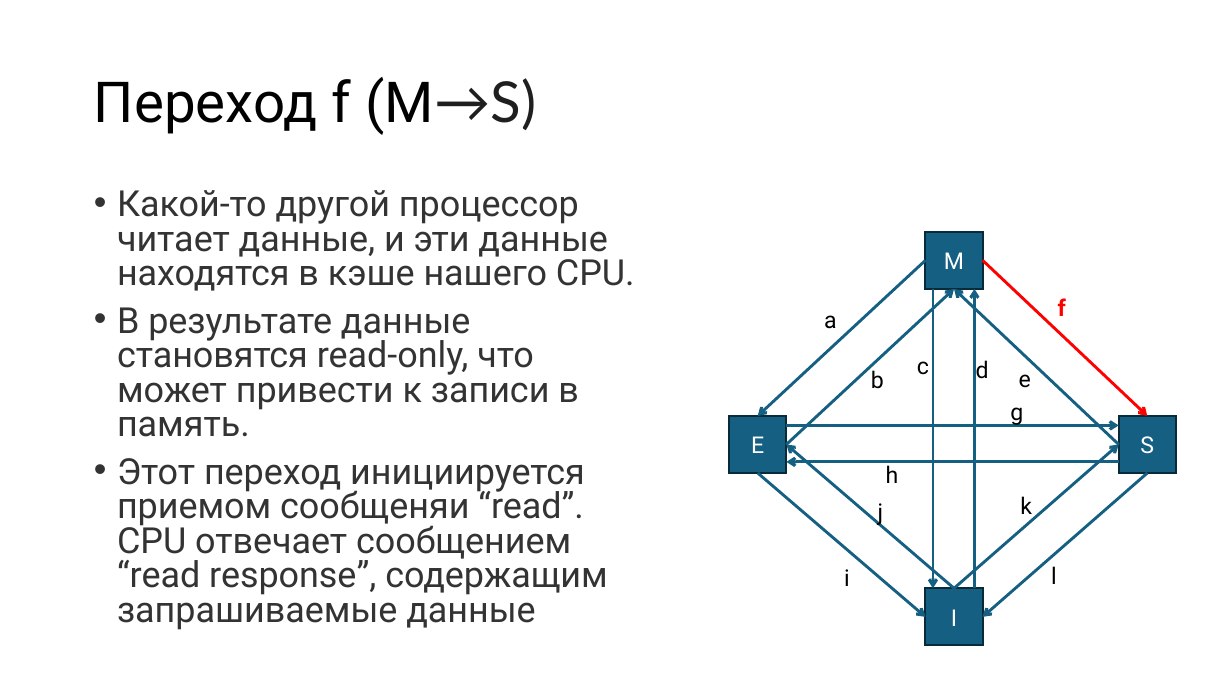
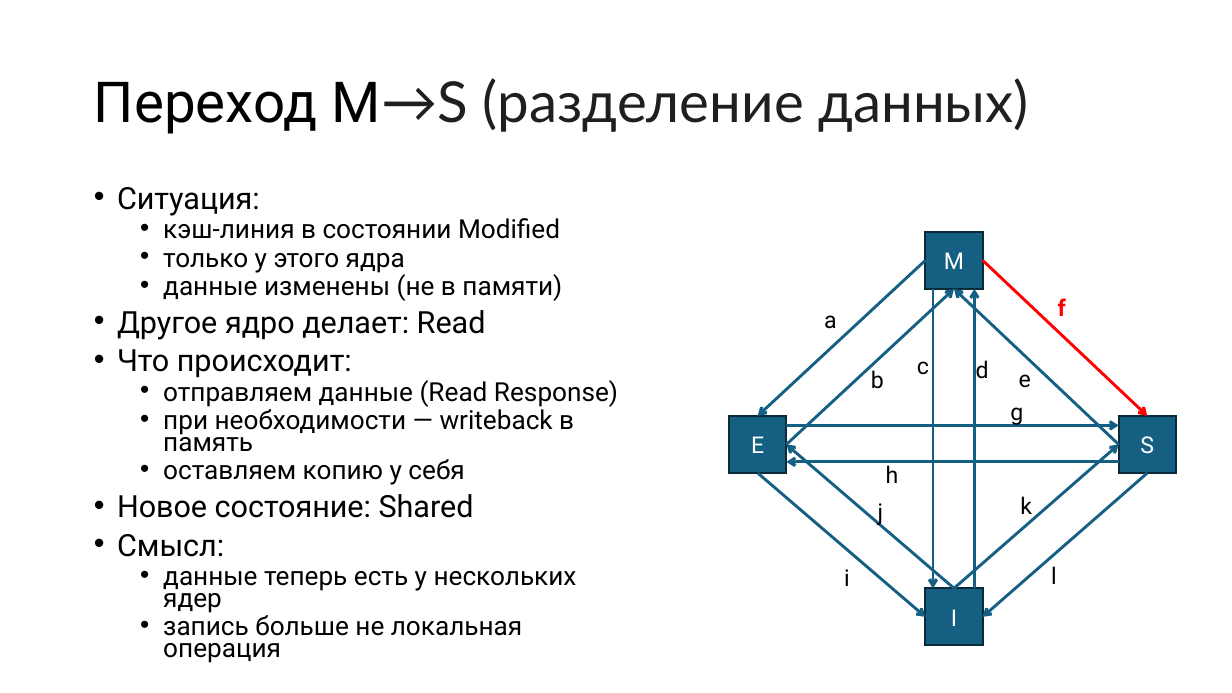
Before and after one commit to alexey-malov/pc, a slide deck: slide 29 of lectures/09/Протоколы когерентности кэш-памяти.pptx (slide 25 before the commit). Drawn at 1232x693 pixels with LibreOffice and Linux fonts; fonts in the diff are those of the drawing. Boxes give left, top, right and bottom in pixels: in the first picture for what was removed or moved away, otherwise in the second. Text is boxed around its words. In the diff, an @@ line names an element or a change of style, - is before the commit and + after.

```diff
--- a/lectures/09/Протоколы когерентности кэш-памяти.pptx
+++ b/lectures/09/Протоколы когерентности кэш-памяти.pptx
@@ title at [94,78,1028,134]: text changed; font Roboto to Lato; text colour #000000 to #1F1F1F @@
-Переход f (M→S)
+Переход M→S (разделение данных)
@@ text at [117,187,618,636]: text changed; size 28 to 20.4 pt; text colour #333333 to #000000 @@
-• Какой-то другой процессор читает данные, и эти данные находятся в кэше нашего CPU.
-• В результате данные становятся read-only, что может привести к записи в память.
-• Этот переход инициируется приемом сообщеняи “read”. CPU отвечает сообщением “read response”, содержащим запрашиваемые данные
+• Ситуация:
+  • кэш-линия в состоянии Modified
+  • только у этого ядра
+  • данные изменены (не в памяти)
+• Другое ядро делает: Read
+• Что происходит:
+  • отправляем данные (Read Response)
+  • при необходимости — writeback в память
+  • оставляем копию у себя
+• Новое состояние: Shared
+• Смысл:
+  • данные теперь есть у нескольких ядер
+  • запись больше не локальная операция
```
Also in this commit, not shown: 34 other slides changed, 10 slides added, 5 slides removed, 14 other files.
